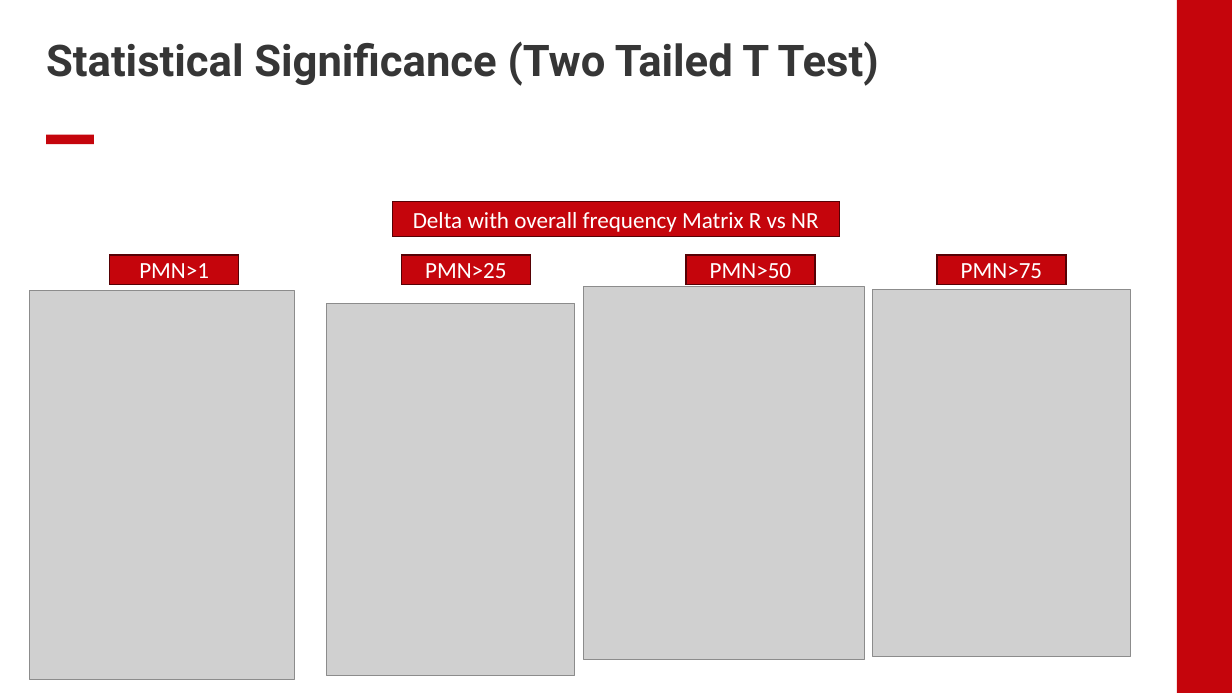
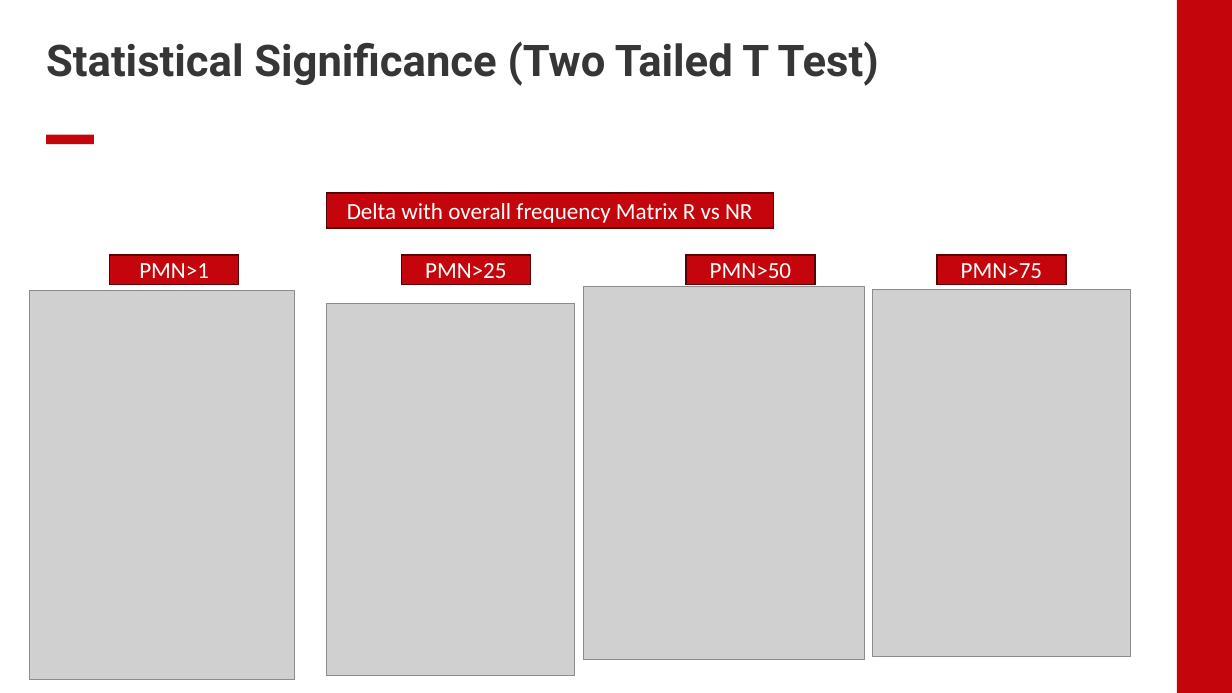
Before and after one commit to EDJohns/2025-Dinh-Lab-Research-Project, a slide deck: slide 13 of Shapiro 2025 Project/Weekly Updates/Week 6 Updates.pptx (slide 11 before the commit). Drawn at 1232x693 pixels with LibreOffice and Linux fonts; fonts in the diff are those of the drawing; grey boxes stand for pictures; background and template pictures are left out. Boxes give left, top, right and bottom in pixels: in the first picture for what was removed or moved away, otherwise in the second. Text is boxed around its words. In the diff, an @@ line names an element or a change of style, - is before the commit and + after.

Commit message:
Updates post presentation

```diff
--- a/Shapiro 2025 Project/Weekly Updates/Week 6 Updates.pptx
+++ b/Shapiro 2025 Project/Weekly Updates/Week 6 Updates.pptx
@@ rectangle "Delta with overall frequency Matrix ...": place and size @@
-rectangle "Delta with overall frequency Matrix ..." at bbox=[393, 201, 840, 237]
+rectangle "Delta with overall frequency Matrix ..." at bbox=[326, 193, 774, 228]
```
